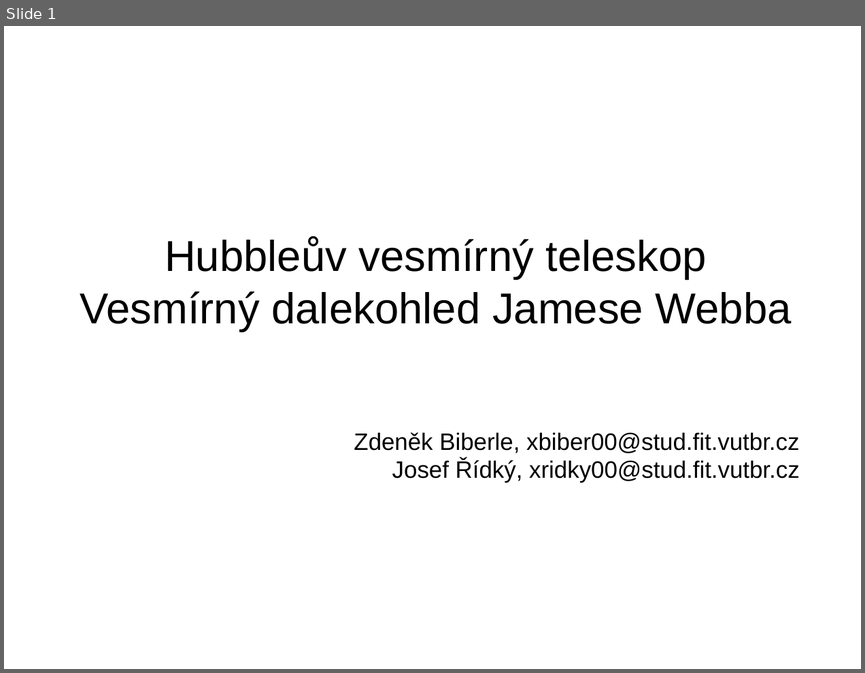
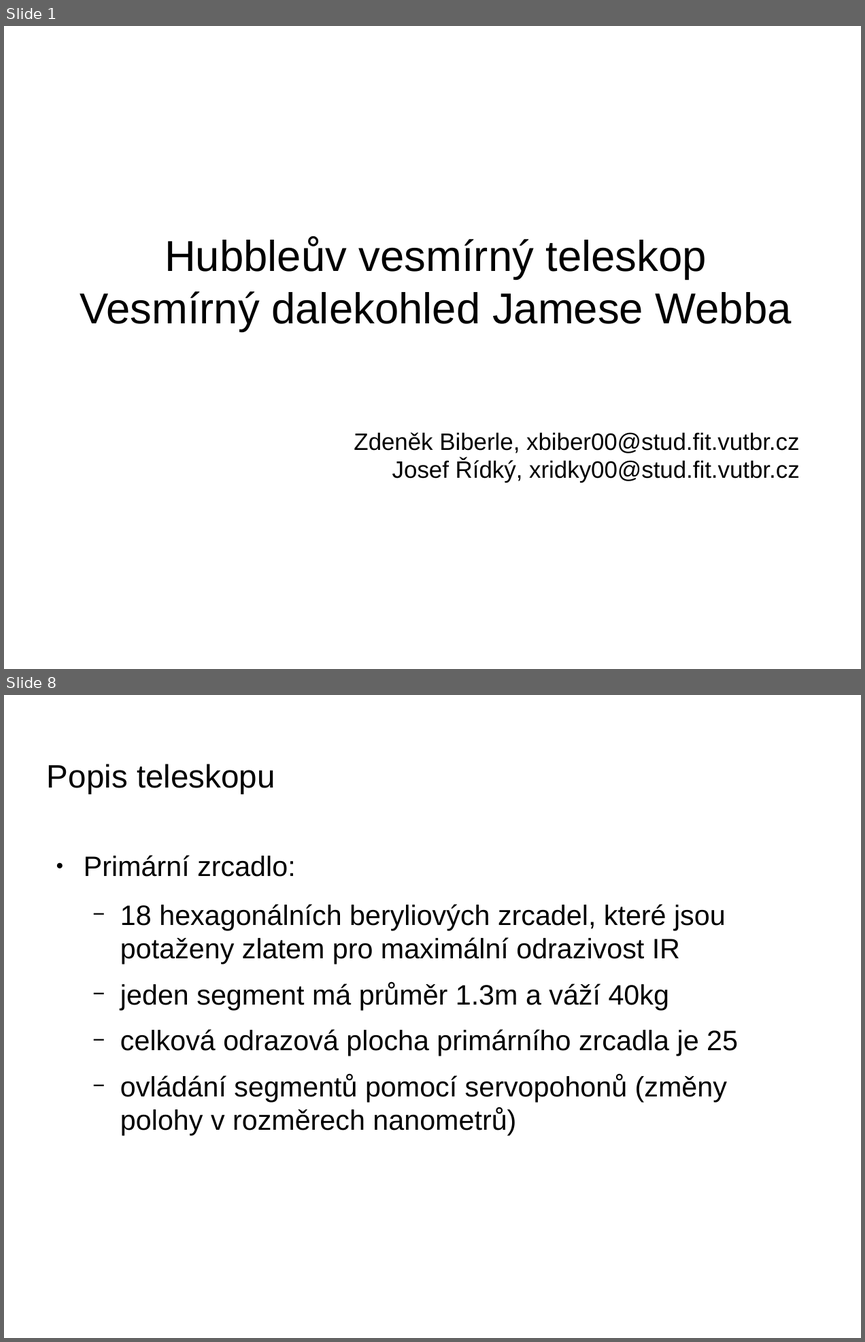
Before and after one commit to fast4shoot/FYO2015, a slide deck: slides/slides.odp. Shown one above the other, each under a label of ours: slide 1 before the commit, slides 1 and 8 after it; the slides between them are not shown. The pictures are 865x673 and 865x1342 pixels, drawn with LibreOffice and Linux fonts; fonts in the diff are those of the drawing; background and template pictures are left out. Boxes give left, top, right and bottom in pixels: in the first picture for what was removed or moved away, otherwise in the second. Text is boxed around its words. In the diff, an @@ line names an element or a change of style, - is before the commit and + after.

```diff
--- a/slides/slides.odp
+++ b/slides/slides.odp
@@ slide 8 added at bbox=[4, 695, 861, 1338], background picture (left out) @@
@@ title added at bbox=[47, 764, 275, 794], 30 pt, text #000000 @@
+Popis teleskopu
@@ text added at bbox=[84, 855, 738, 1135], 26 pt, text #000000 @@
+● Primární zrcadlo:
+  − 18 hexagonálních beryliových zrcadel, které jsou potaženy zlatem pro maximální odrazivost IR
+  − jeden segment má průměr 1.3m a váží 40kg
+  − celková odrazová plocha primárního zrcadla je 25
+  − ovládání segmentů pomocí servopohonů (změny polohy v rozměrech nanometrů)
```
Also in this commit, not shown: 1 slide changed, 9 other slides added, 3 other files.
